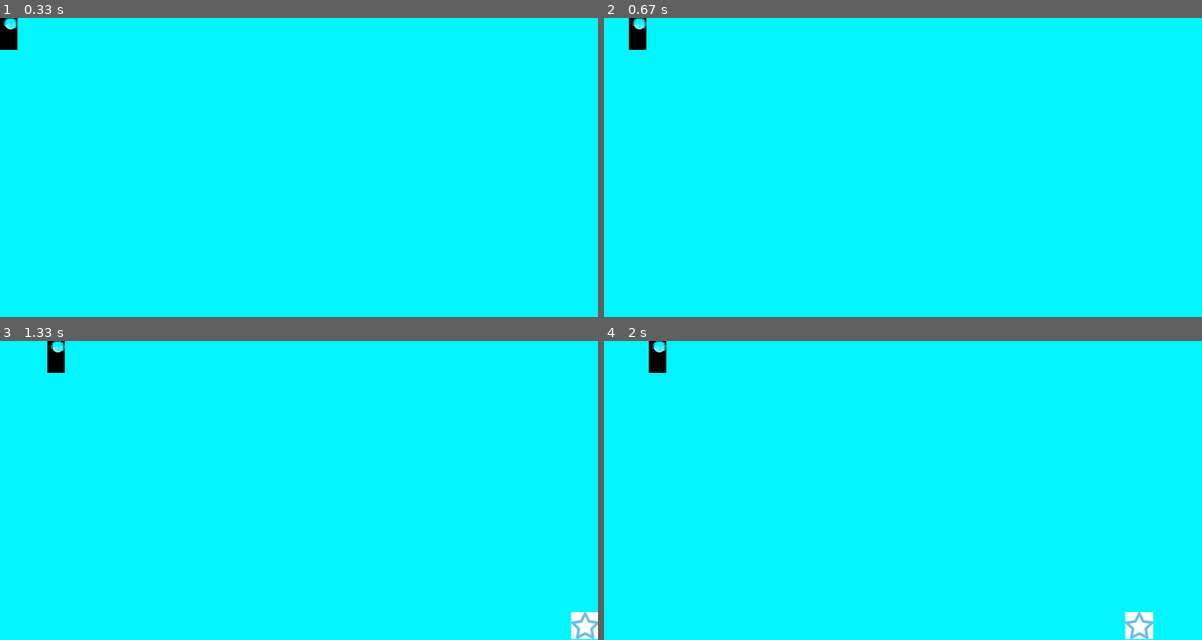
Above: before the commit, frames 1-4 (two rows, left to right).
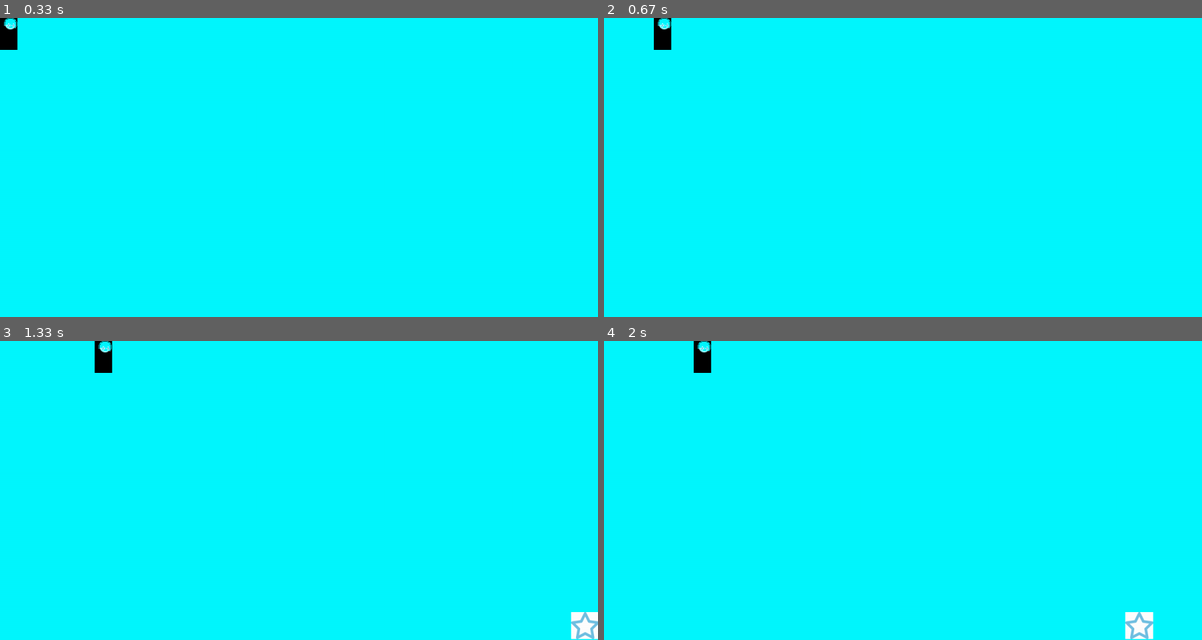
Above: after the commit, the same moments.

Repository: peterdougstuart/pygame-demo
Game: pygame game, started from game.py
The game is run twice, just before and just after one commit, with the same random seed, the same clock (stepped at 60 frames per second) and the same inputs.
Inputs:
- Up to frame 1 (0.33 s): no input
- Up to frame 2 (0.67 s): hold Right from 0.33 s (still down)
- Up to frame 3 (1.33 s): release Right at 0.8 s; hold Up 0.83-1.13 s; hold Right from 1.17 s (still down)
- Up to frame 4 (2 s): release Right at 1.63 s; hold Left from 1.67 s (still down)

Frame 1 is identical in both runs. In frame 2, 0.6% of the frame differs, in the area x 4-12%, y 0-11%; in frame 3, 0.6%, in the area x 7-19%, y 0-11%; in frame 4, 0.6%.

Commit message:
Update game.py
Made it faster

Diff:
--- a/game.py
+++ b/game.py
@@ -42,18 +42,18 @@
     def update(self, pressed_keys):
 
         if pressed_keys[K_UP]:
-            self.rect.move_ip(0, -5)
+            self.rect.move_ip(0, -10)
 
         if pressed_keys[K_DOWN]:
-            self.rect.move_ip(0, 5)
+            self.rect.move_ip(0, 10)
 
 
         if pressed_keys[K_LEFT]:
-            self.rect.move_ip(-5, 0)
+            self.rect.move_ip(-10, 0)
 
 
         if pressed_keys[K_RIGHT]:
-            self.rect.move_ip(5, 0)
+            self.rect.move_ip(10, 0)
 
 
         # Keep player on the screen
